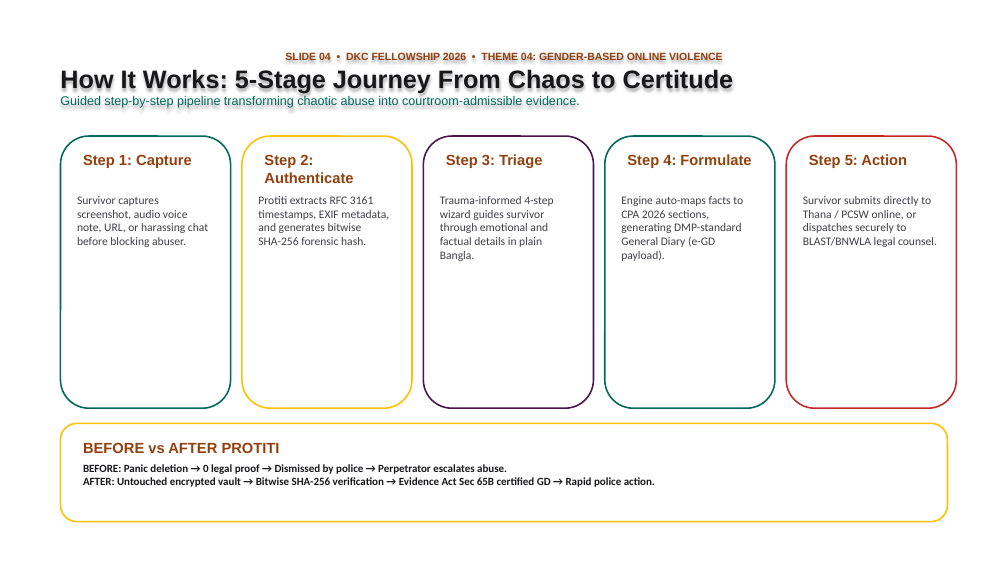
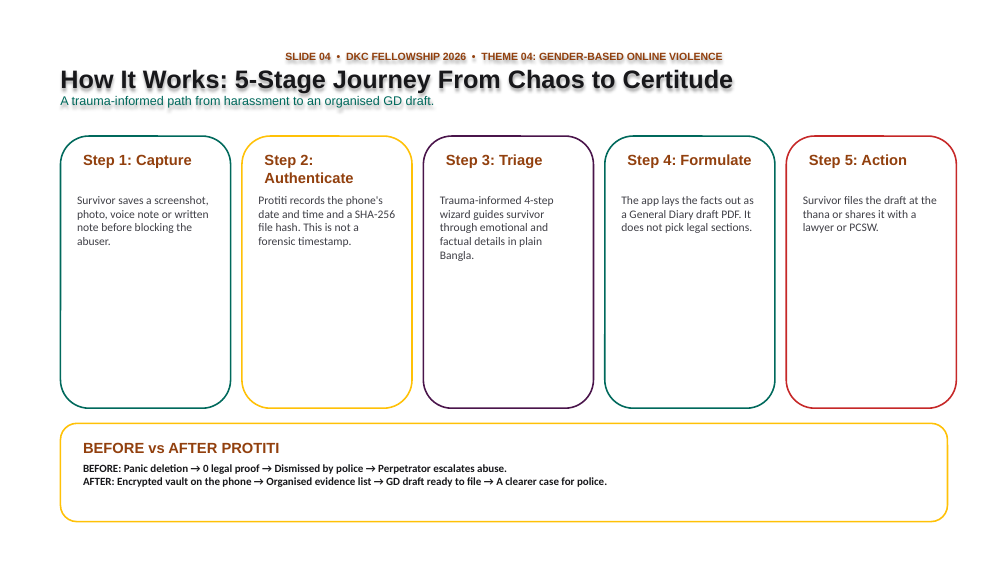
Before and after one commit to the-abraar/Protiti, a slide deck: slide 4 of pitch_materials/Protiti_Pitch_Deck.pptx. Drawn at 1008x567 pixels with LibreOffice and Linux fonts; fonts in the diff are those of the drawing. Boxes give left, top, right and bottom in pixels: in the first picture for what was removed or moved away, otherwise in the second. Text is boxed around its words. In the diff, an @@ line names an element or a change of style, - is before the commit and + after.

```diff
--- a/pitch_materials/Protiti_Pitch_Deck.pptx
+++ b/pitch_materials/Protiti_Pitch_Deck.pptx
@@ text at <box>60,96,435,108</box>: text changed @@
-Guided step-by-step pipeline transforming chaotic abuse into courtroom-admissible evidence.
+A trauma-informed path from harassment to an organised GD draft.
@@ text at <box>77,196,209,245</box>: text changed @@
-Survivor captures screenshot, audio voice note, URL, or harassing chat before blocking abuser.
+Survivor saves a screenshot, photo, voice note or written note before blocking the abuser.
@@ text at <box>258,196,395,247</box>: text changed @@
-Protiti extracts RFC 3161 timestamps, EXIF metadata, and generates bitwise SHA-256 forensic hash.
+Protiti records the phone's date and time and a SHA-256 file hash. This is not a forensic timestamp.
@@ text at <box>621,196,754,233</box>: text changed @@
-Engine auto-maps facts to CPA 2026 sections, generating DMP-standard General Diary (e-GD payload).
+The app lays the facts out as a General Diary draft PDF. It does not pick legal sections.
@@ text at <box>803,196,937,233</box>: text changed @@
-Survivor submits directly to Thana / PCSW online, or dispatches securely to BLAST/BNWLA legal counsel.
+Survivor files the draft at the thana or shares it with a lawyer or PCSW.
@@ text at <box>83,464,607,487</box>: text changed @@
-BEFORE: Panic deletion → 0 legal proof → Dismissed by police → Perpetrator escalates abuse.
-AFTER: Untouched encrypted vault → Bitwise SHA-256 verification → Evidence Act Sec 65B certified GD → Rapid police action.
+BEFORE: Panic deletion → 0 legal proof → Dismissed by police → Perpetrator escalates abuse.
+AFTER: Encrypted vault on the phone → Organised evidence list → GD draft ready to file → A clearer case for police.
```
Also in this commit, not shown: 7 other slides changed.
